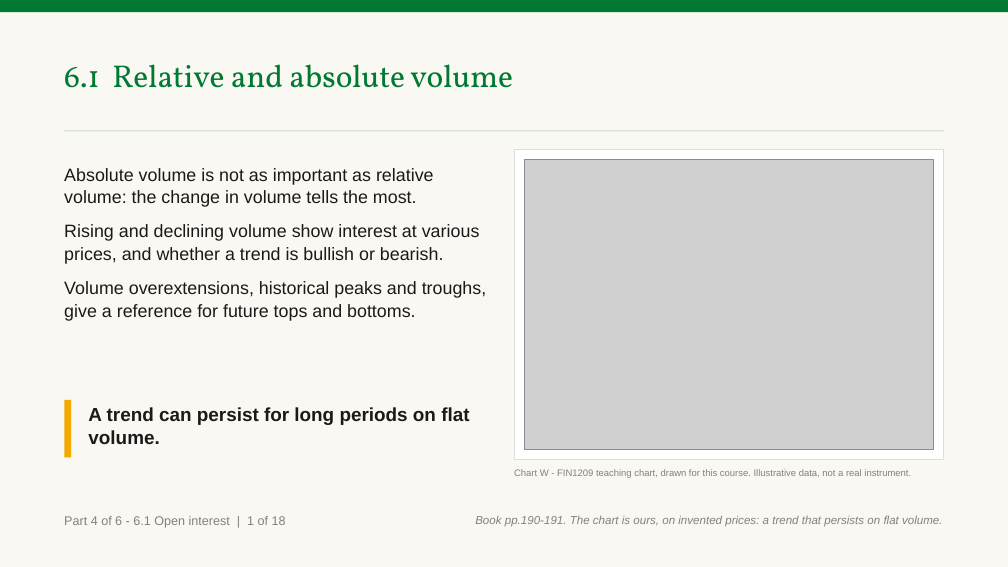
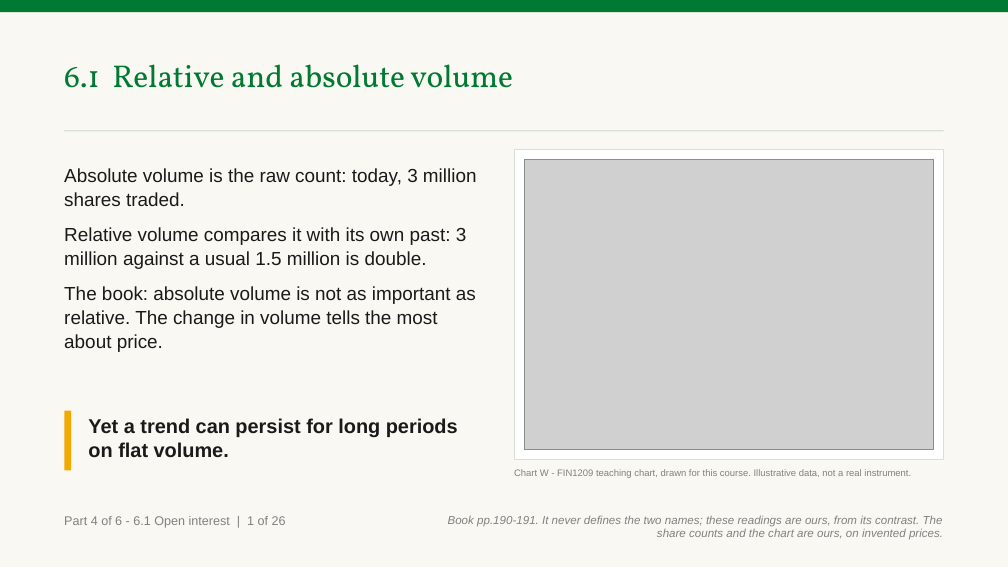
Before and after one commit to benjiesotelo-sudo/Telos_FIN1209, a slide deck: slide 74 of chapter-06/FIN1209-Chapter-06.pptx. Drawn at 1008x567 pixels with LibreOffice and Linux fonts; fonts in the diff are those of the drawing; grey boxes stand for pictures. Boxes give left, top, right and bottom in pixels: in the first picture for what was removed or moved away, otherwise in the second. Text is boxed around its words. In the diff, an @@ line names an element or a change of style, - is before the commit and + after.

```diff
--- a/chapter-06/FIN1209-Chapter-06.pptx
+++ b/chapter-06/FIN1209-Chapter-06.pptx
@@ text at (x1=64, y1=168, x2=477, y2=352): text changed; size 17 to 18 pt @@
-Absolute volume is not as important as relative volume: the change in volume tells the most.
-Rising and declining volume show interest at various prices, and whether a trend is bullish or bearish.
-Volume overextensions, historical peaks and troughs, give a reference for future tops and bottoms.
+Absolute volume is the raw count: today, 3 million shares traded.
+Relative volume compares it with its own past: 3 million against a usual 1.5 million is double.
+The book: absolute volume is not as important as relative. The change in volume tells the most about price.
@@ rectangle moved from (x1=64, y1=400, x2=71, y2=457) to (x1=64, y1=411, x2=71, y2=470) @@
@@ text at (x1=88, y1=418, x2=458, y2=458): text changed; size 18 to 19 pt @@
-A trend can persist for long periods on flat volume.
+Yet a trend can persist for long periods on flat volume.
@@ text at (x1=64, y1=516, x2=286, y2=528): text changed @@
-Part 4 of 6 - 6.1 Open interest | 1 of 18
+Part 4 of 6 - 6.1 Open interest | 1 of 26
@@ text at (x1=448, y1=515, x2=943, y2=539): text changed @@
-Book pp.190-191. The chart is ours, on invented prices: a trend that persists on flat volume.
+Book pp.190-191. It never defines the two names; these readings are ours, from its contrast. The share counts and the chart are ours, on invented prices.
```
Also in this commit, not shown: 17 other slides changed, 8 slides added, 3 other files.
